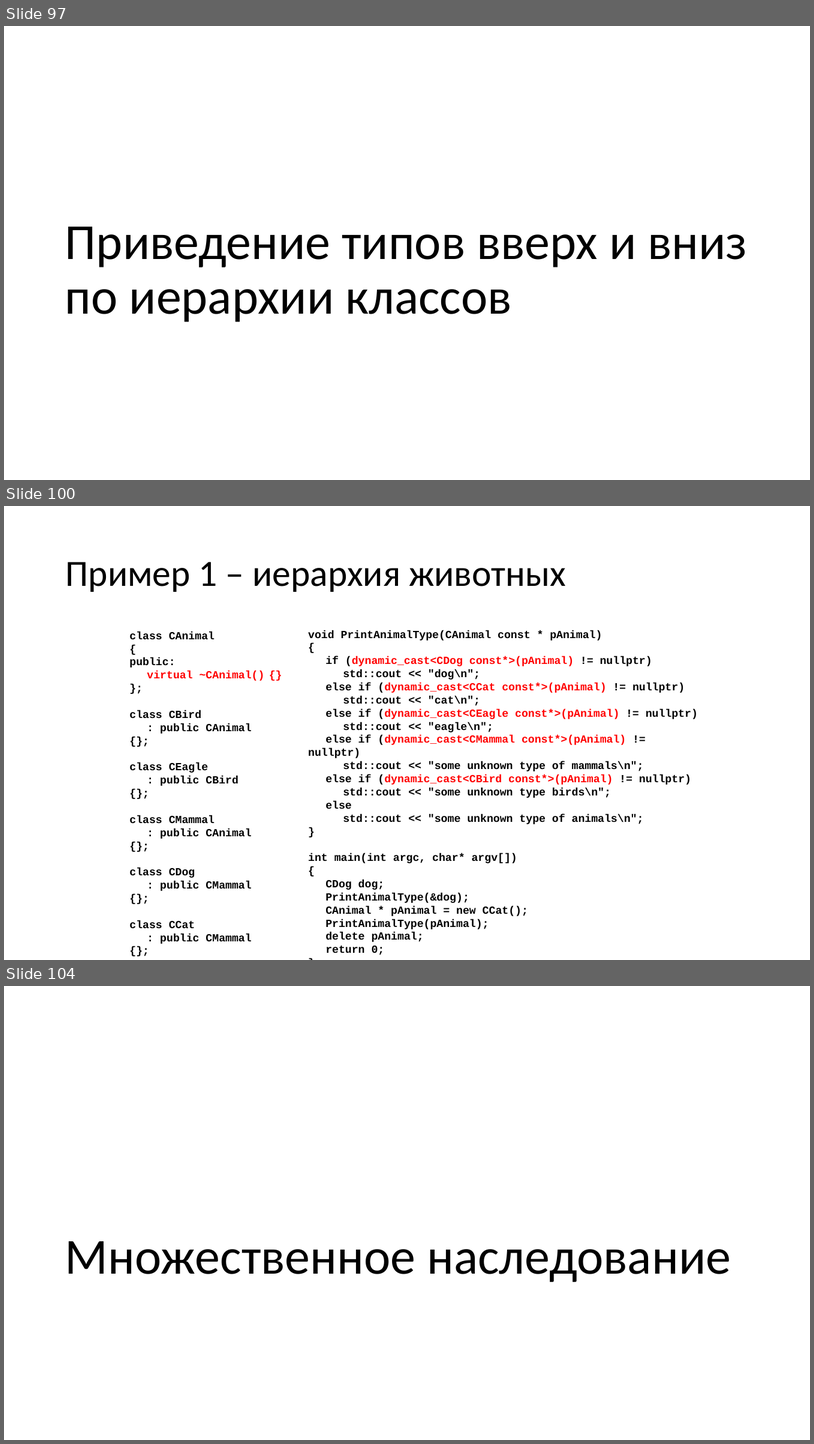
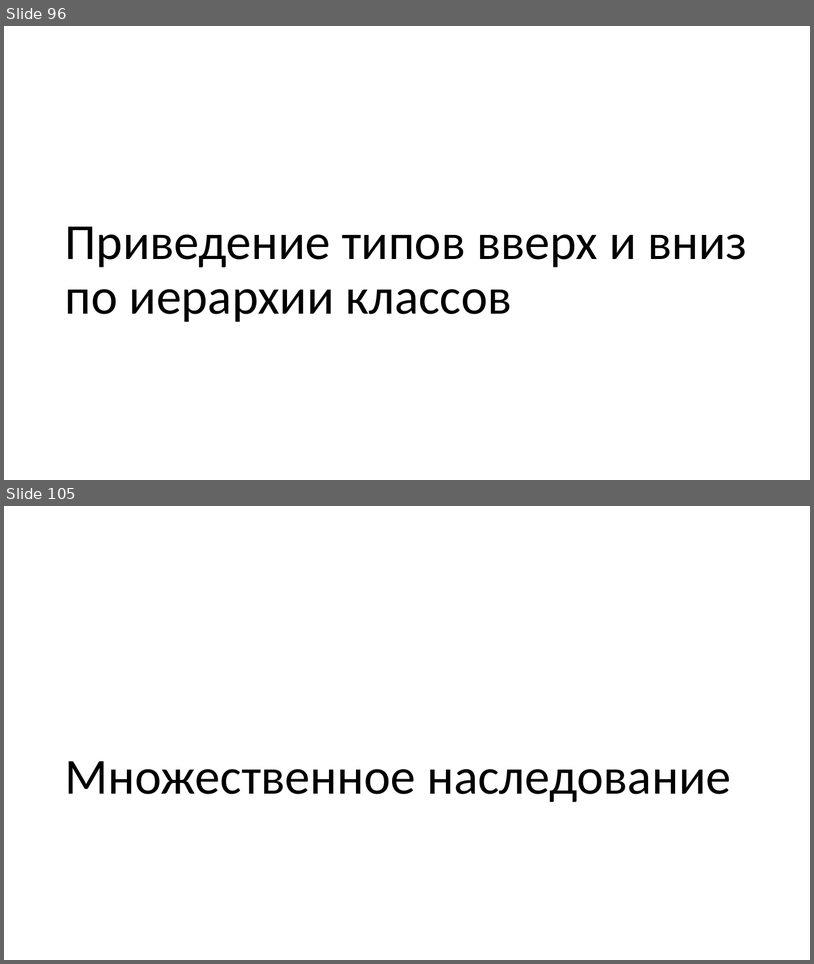
Before and after one commit to alexey-malov/oop, a slide deck: lectures/03/Наследование и полиморфизм.pptx. Shown one above the other, each under a label of ours: slides 97, 100 and 104 before the commit, slides 96 and 105 after it; the slides between them are not shown. The pictures are 814x1444 and 814x964 pixels, drawn with LibreOffice and Linux fonts; fonts in the diff are those of the drawing. Boxes give left, top, right and bottom in pixels: in the first picture for what was removed or moved away, otherwise in the second. Text is boxed around its words. In the diff, an @@ line names an element or a change of style, - is before the commit and + after.

```diff
--- a/lectures/03/Наследование и полиморфизм.pptx
+++ b/lectures/03/Наследование и полиморфизм.pptx
@@ slide 100 removed at bbox=[4, 506, 810, 960], background #FFFFFF @@
@@ title removed at bbox=[65, 562, 566, 592] @@
-Пример 1 – иерархия животных
@@ text removed at bbox=[129, 631, 265, 943] @@
-class CAnimal
-{
-public:
-virtual ~CAnimal() {}
-};
-class CBird
-: public CAnimal
-{};
-class CEagle
-: public CBird
-{};
-class CMammal
-: public CAnimal
-{};
-class CDog
-: public CMammal
-{};
-class CCat
-: public CMammal
-{};
@@ text removed at bbox=[308, 630, 698, 955] @@
-void PrintAnimalType(CAnimal const * pAnimal)
-{
-if (dynamic_cast<CDog const*>(pAnimal) != nullptr)
-std::cout << "dog\n";
-else if (dynamic_cast<CCat const*>(pAnimal) != nullptr)
-std::cout << "cat\n";
-else if (dynamic_cast<CEagle const*>(pAnimal) != nullptr)
-std::cout << "eagle\n";
-else if (dynamic_cast<CMammal const*>(pAnimal) != nullptr)
-std::cout << "some unknown type of mammals\n";
-else if (dynamic_cast<CBird const*>(pAnimal) != nullptr)
-std::cout << "some unknown type birds\n";
-else
-std::cout << "some unknown type of animals\n";
-}
-int main(int argc, char* argv[])
-{
-CDog dog;
-PrintAnimalType(&dog);
-CAnimal * pAnimal = new CCat();
-PrintAnimalType(pAnimal);
-delete pAnimal;
-return 0;
-}
@@ what was slide 97 is now slide 96 @@
@@ what was slide 104 is now slide 105 @@
```
Also in this commit, not shown: 9 slides changed, 9 slides added, 7 other slides removed, 11 other files.
